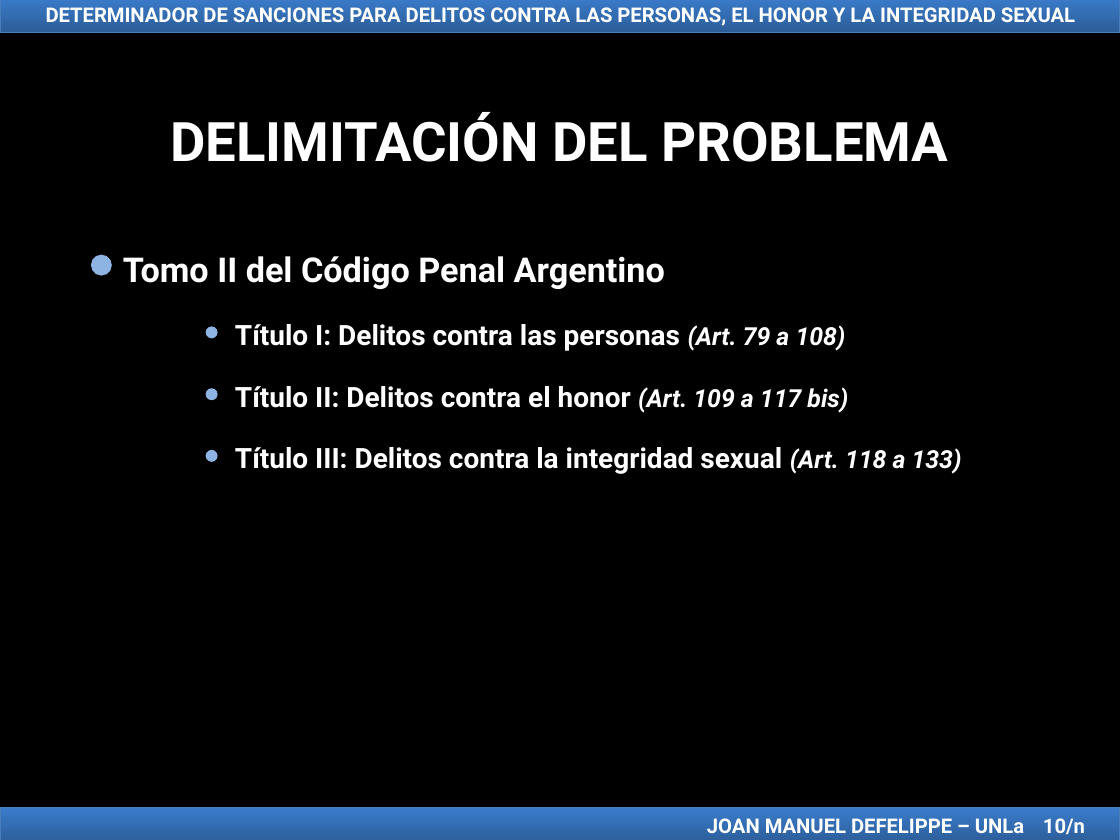
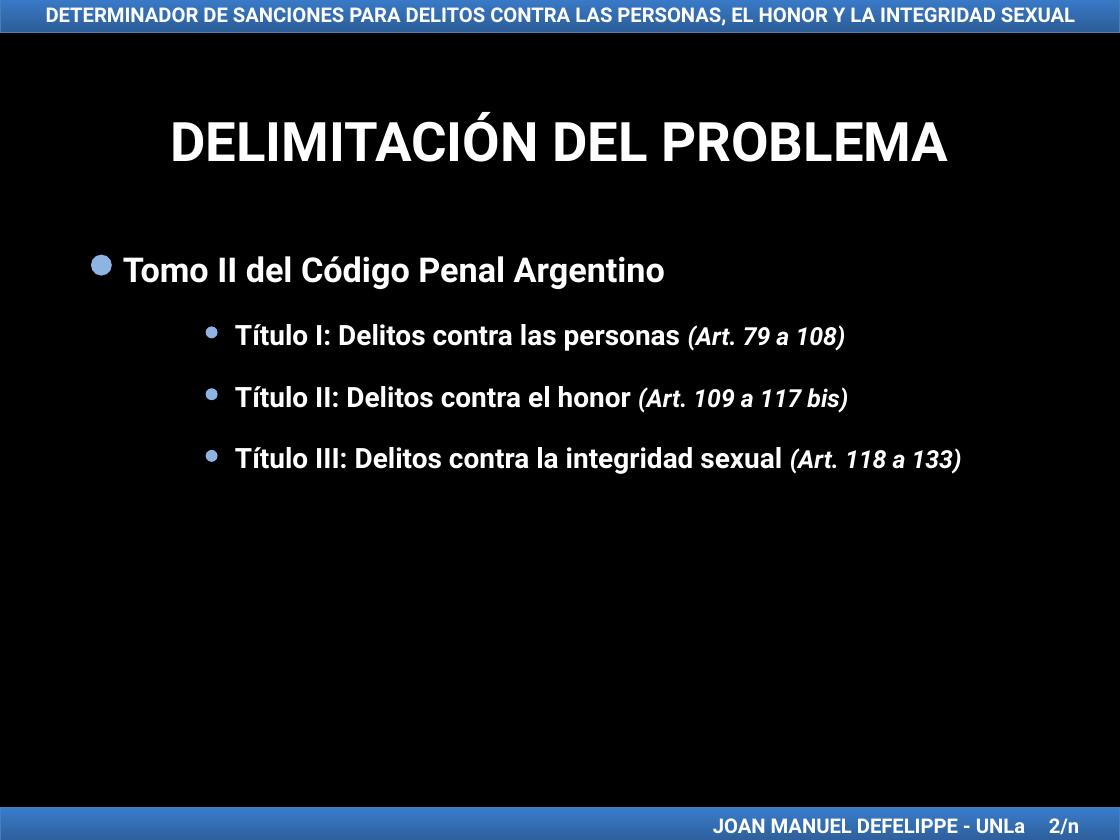
Before and after one commit to jmdefelippe/TFI_LicenciaturaEnSistemas, a slide deck: slide 46 of TFI Presentación Joan Manuel Defelippe.ppt (slide 10 before the commit). Drawn at 1120x840 pixels with LibreOffice and Linux fonts; fonts in the diff are those of the drawing. Boxes give left, top, right and bottom in pixels: in the first picture for what was removed or moved away, otherwise in the second. Text is boxed around its words. In the diff, an @@ line names an element or a change of style, - is before the commit and + after.

```diff
--- a/TFI Presentación Joan Manuel Defelippe.ppt
+++ b/TFI Presentación Joan Manuel Defelippe.ppt
@@ text in rectangle at [713,818,1079,835]: text changed @@
-JOAN MANUEL DEFELIPPE – UNLa 10/n
+JOAN MANUEL DEFELIPPE - UNLa 2/n
```
Also in this commit, not shown: 14 other slides changed, 30 slides added.
